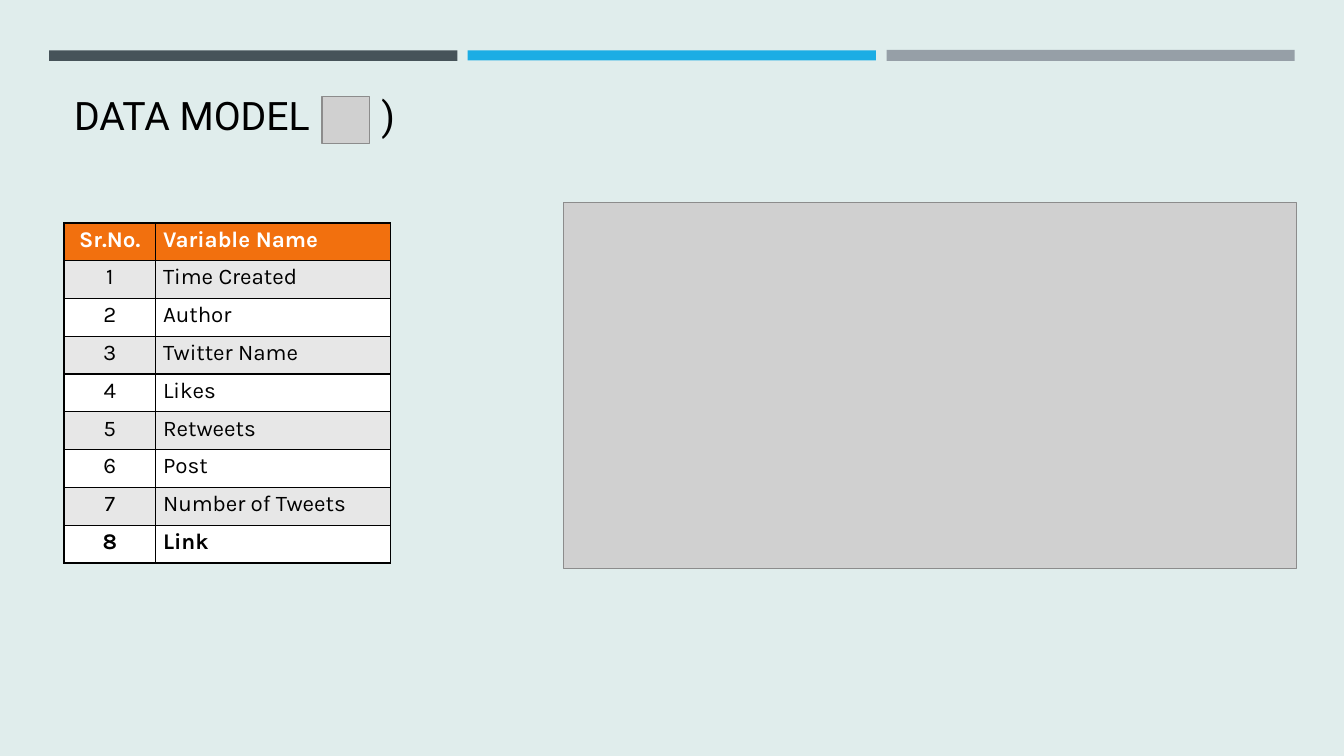
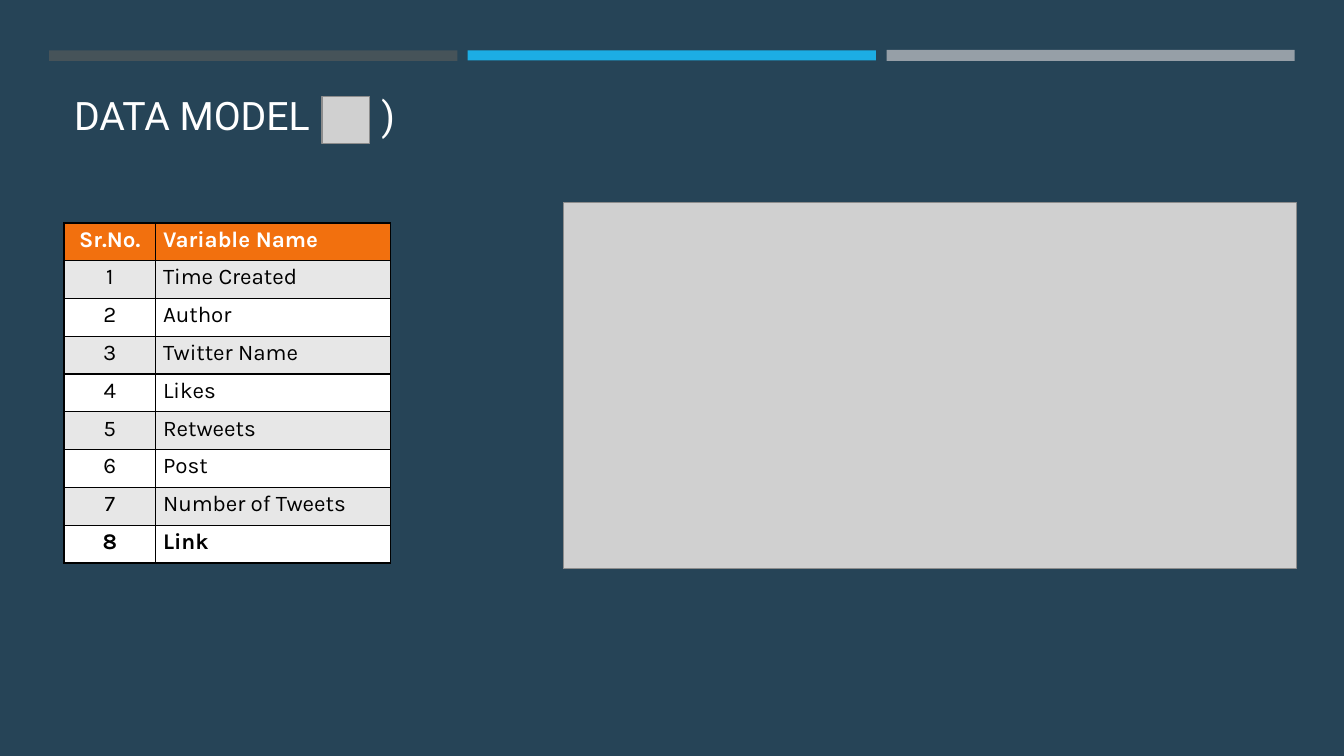
Before and after one commit to HSD-BDAT/BDAT1007_Social_Mining_02, a slide deck: slide 9 of BDAT 1007 Social Data Mining Techniques.pptx (slide 8 before the commit). Drawn at 1344x756 pixels with LibreOffice and Linux fonts; fonts in the diff are those of the drawing; grey boxes stand for pictures. Boxes give left, top, right and bottom in pixels: in the first picture for what was removed or moved away, otherwise in the second. Text is boxed around its words. In the diff, an @@ line names an element or a change of style, - is before the commit and + after.

```diff
--- a/BDAT 1007 Social Data Mining Techniques.pptx
+++ b/BDAT 1007 Social Data Mining Techniques.pptx
@@ background #E0EDEC to #264457 @@
@@ title "DATA MODEL ( )" at <box>74,101,310,131</box>: text colour #000000 to #FFFFFF @@
```
Also in this commit, not shown: 10 other slides changed, 6 slides added, 5 other files.
